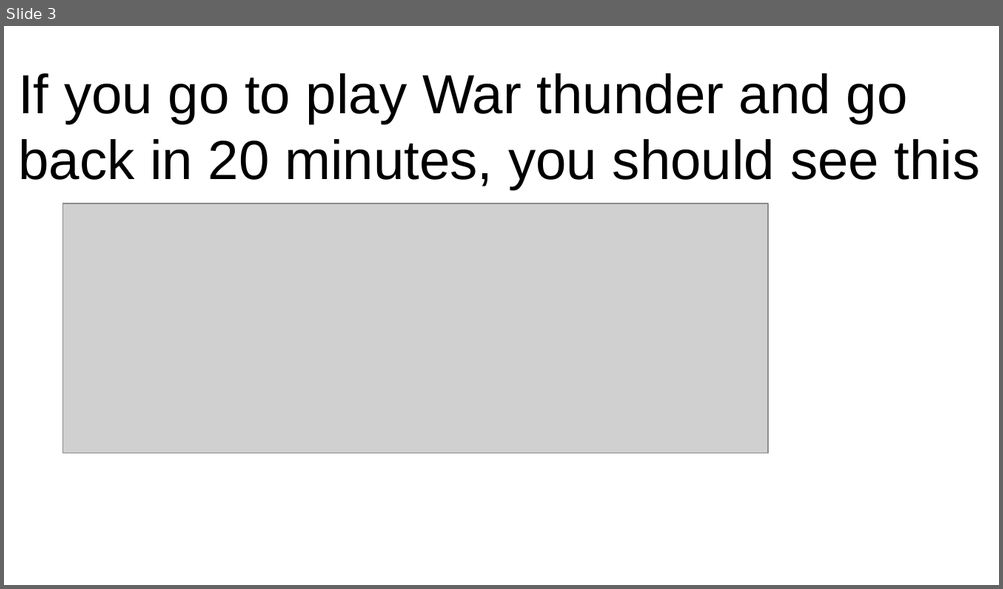
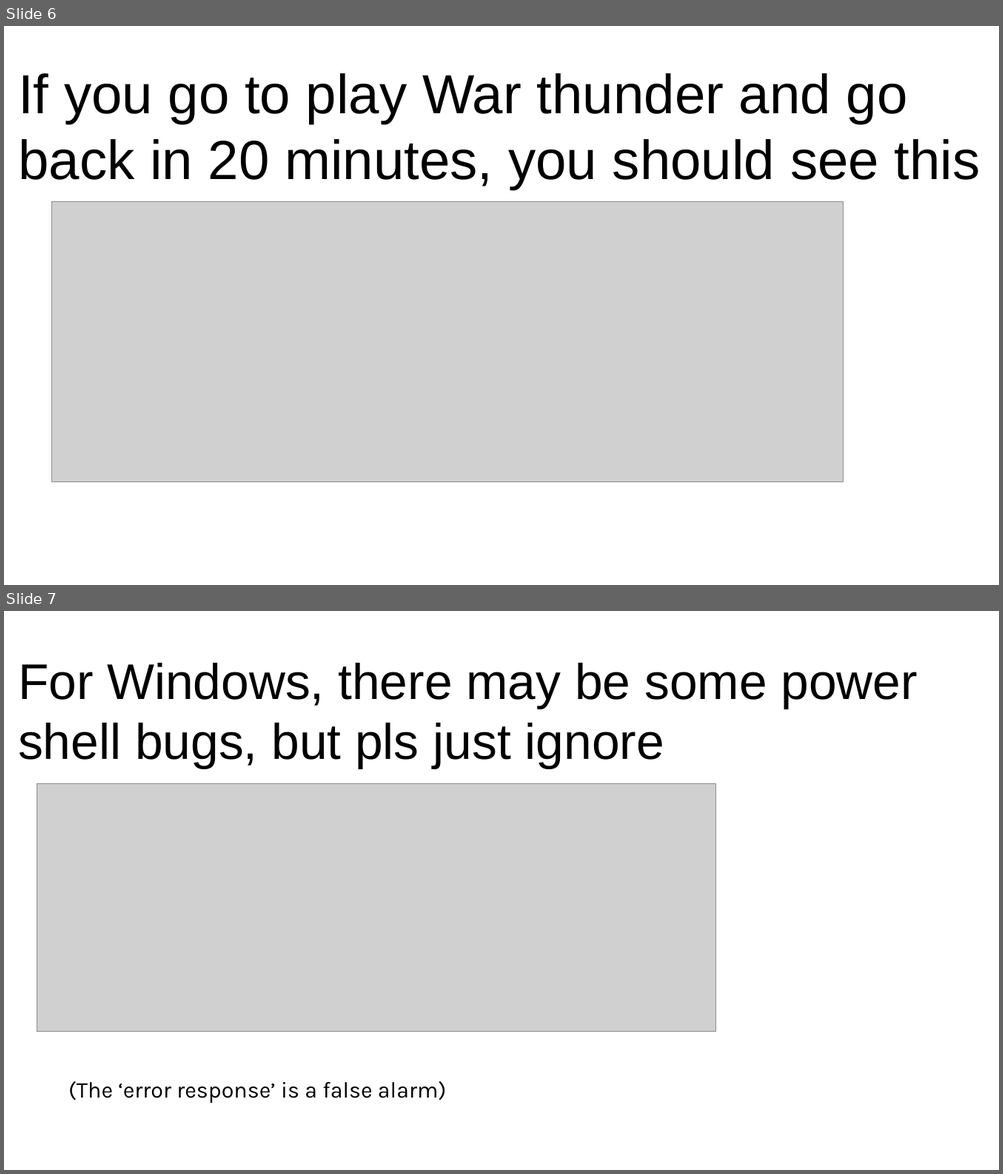
Before and after one commit to intellistream/CANDY, a slide deck: docker/Setup.odp. Shown one above the other, each under a label of ours: slide 3 before the commit, slides 6 and 7 after it. The pictures are 1003x589 and 1003x1174 pixels, drawn with LibreOffice and Linux fonts; fonts in the diff are those of the drawing; grey boxes stand for pictures. Boxes give left, top, right and bottom in pixels: in the first picture for what was removed or moved away, otherwise in the second. Text is boxed around its words. In the diff, an @@ line names an element or a change of style, - is before the commit and + after.

Commit message:
4. add docker windows

```diff
--- a/docker/Setup.odp
+++ b/docker/Setup.odp
@@ slide 7 added at [4, 611, 999, 1170], background #FFFFFF @@
@@ title added at [18, 663, 917, 769], 40 pt, text #000000 @@
+For Windows, there may be some power
+shell bugs, but pls just ignore
@@ picture added at [37, 783, 715, 1031] @@
@@ text added at [68, 1082, 446, 1103], 18 pt, text #000000 @@
+(The ‘error response’ is a false alarm)
@@ what was slide 3 is now slide 6 @@
@@ slide 6 changed as well @@
@@ picture: place and size @@
-picture at [62, 204, 768, 454]
+picture at [52, 202, 843, 483]
```
Also in this commit, not shown: 2 other slides changed, 3 other slides added, 2 other files.
